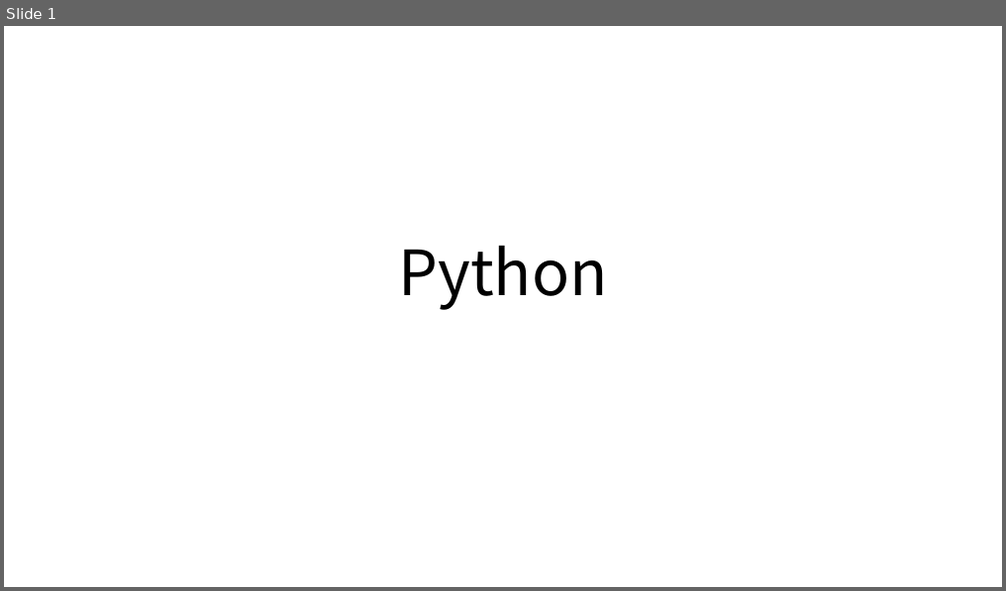
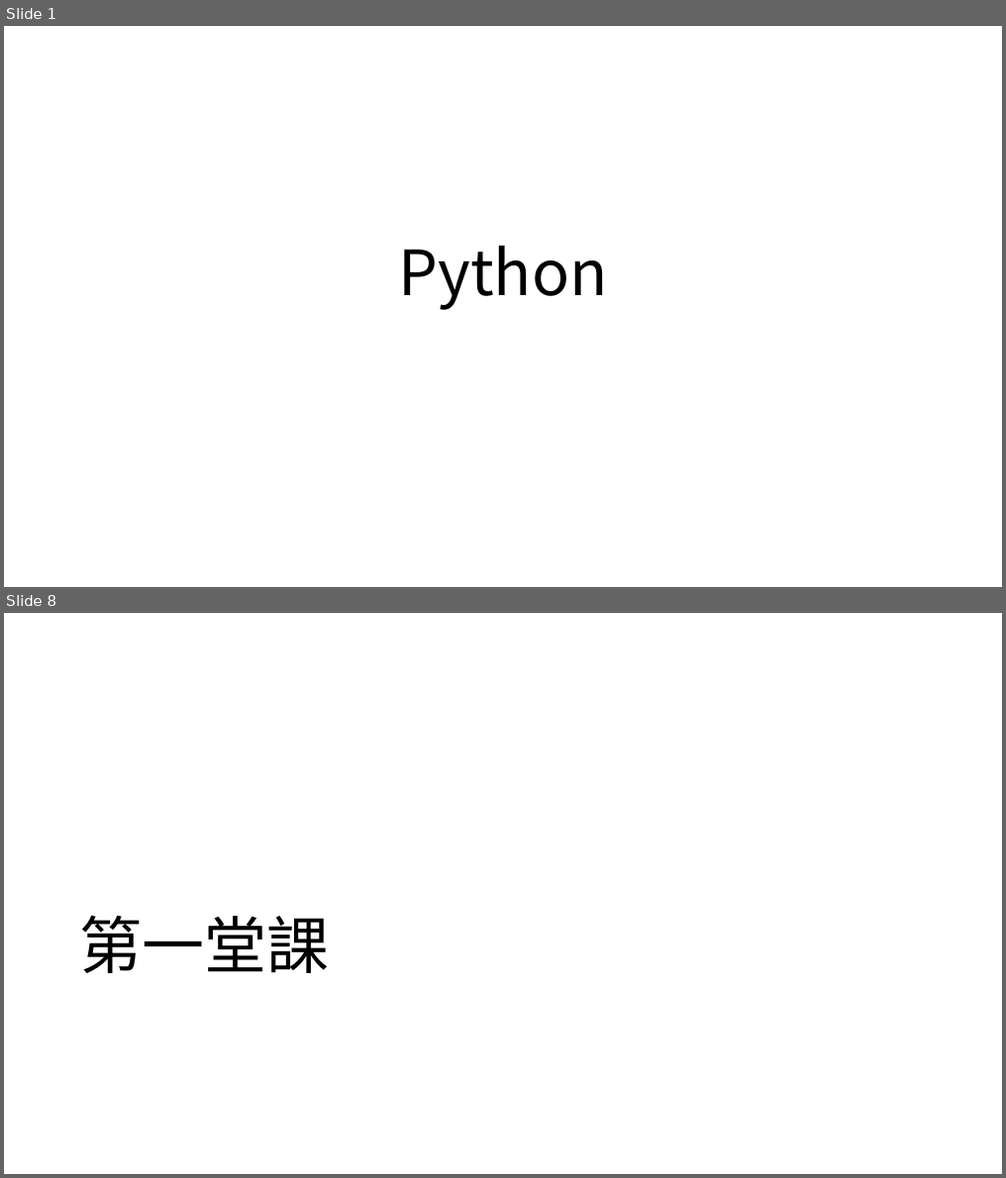
Before and after one commit to timmy61109/Python-Tutorial, a slide deck: Python程式設計入門指南.pptx. Shown one above the other, each under a label of ours: slide 1 before the commit, slides 1 and 8 after it; the slides between them are not shown. The pictures are 1006x591 and 1006x1178 pixels, drawn with LibreOffice and Linux fonts; fonts in the diff are those of the drawing. Boxes give left, top, right and bottom in pixels: in the first picture for what was removed or moved away, otherwise in the second. Text is boxed around its words. In the diff, an @@ line names an element or a change of style, - is before the commit and + after.

Commit message:
如果採用，此提交將完成目的、目錄，第一堂編輯中

```diff
--- a/Python程式設計入門指南.pptx
+++ b/Python程式設計入門指南.pptx
@@ slide 8 added at <box>4,613,1002,1174</box>, background #FFFFFF @@
@@ title added at <box>79,915,329,973</box>, 60 pt, text #000000 @@
+第一堂課
```
Also in this commit, not shown: 2 slides changed, 18 other slides added, 11 slides removed.
